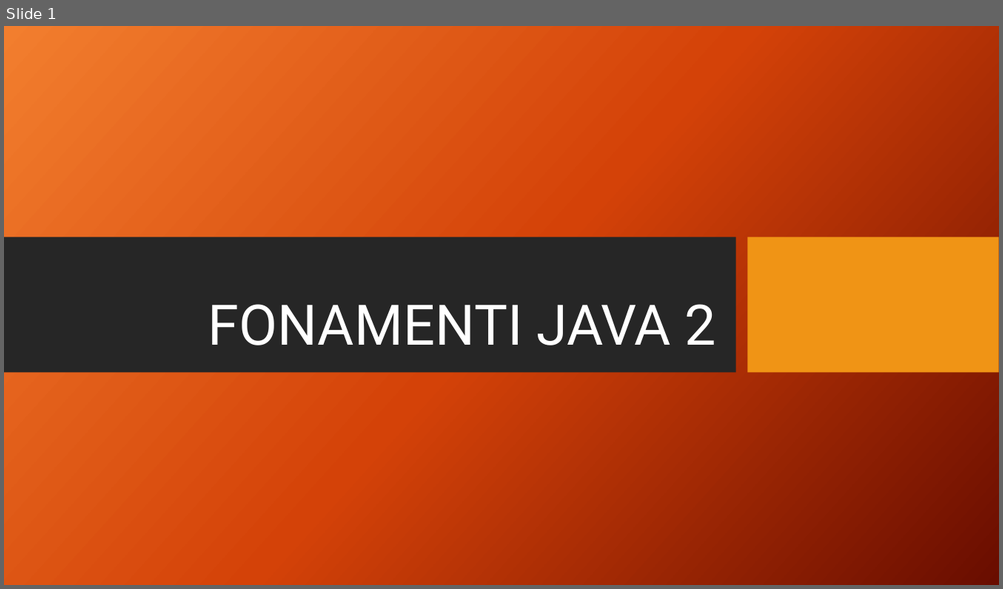
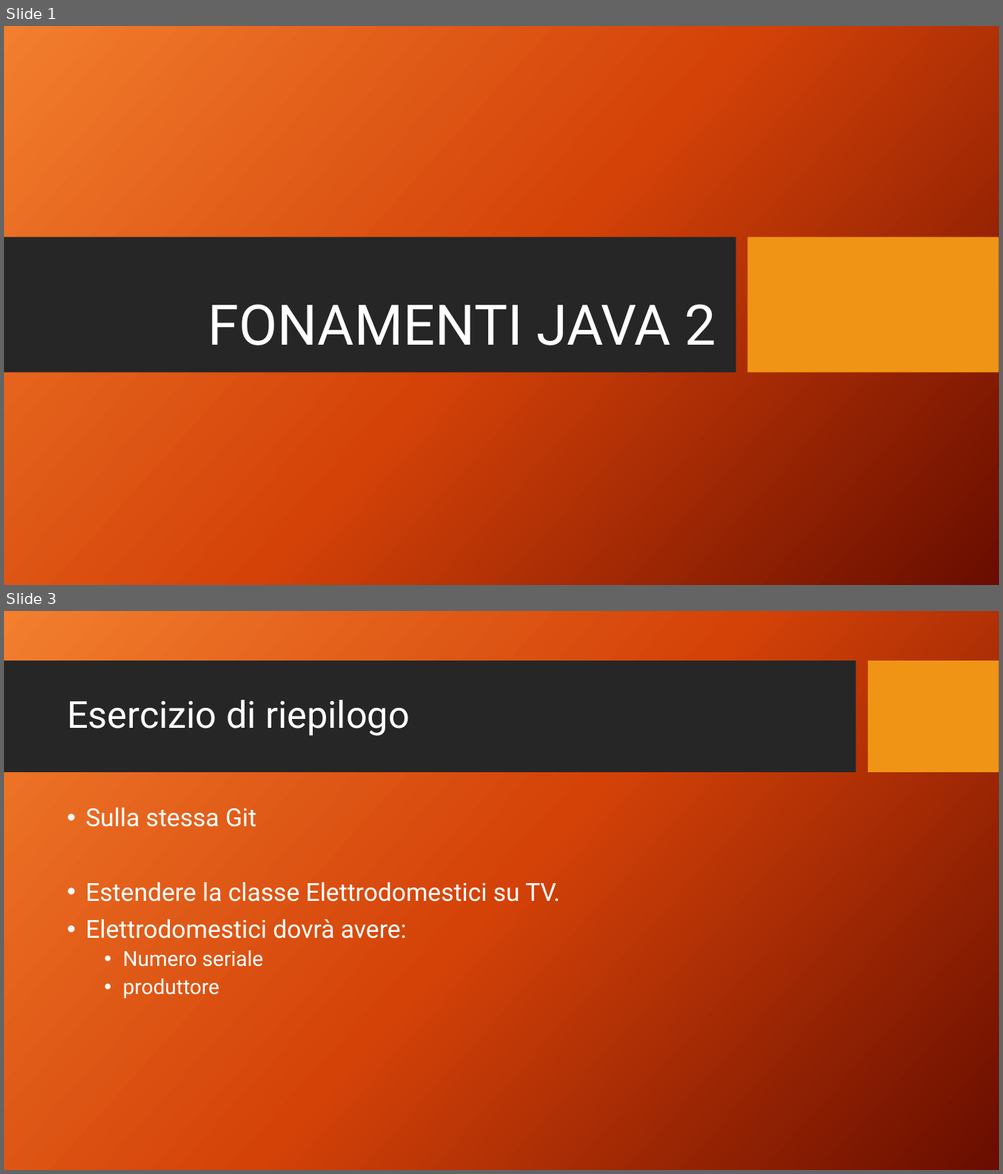
Before and after one commit to AlessandroS94/Academy1122, a slide deck: Day 2/Fondamenti Java 2.pptx. Shown one above the other, each under a label of ours: slide 1 before the commit, slides 1 and 3 after it; the slides between them are not shown. The pictures are 1003x589 and 1003x1174 pixels, drawn with LibreOffice and Linux fonts; fonts in the diff are those of the drawing; background and template pictures are left out. Boxes give left, top, right and bottom in pixels: in the first picture for what was removed or moved away, otherwise in the second. Text is boxed around its words. In the diff, an @@ line names an element or a change of style, - is before the commit and + after.

```diff
--- a/Day 2/Fondamenti Java 2.pptx
+++ b/Day 2/Fondamenti Java 2.pptx
@@ slide 3 added at <box>4,611,999,1170</box>, background picture (left out) @@
@@ rectangle added at <box>4,661,855,773</box>, fill #262626 @@
@@ rectangle added at <box>868,661,999,773</box>, fill #F09415 @@
@@ title added at <box>67,700,409,736</box>, 36 pt, text #FFFFFF @@
+Esercizio di riepilogo
@@ text added at <box>85,807,560,999</box>, 24 pt, text #FFFFFF @@
+• Sulla stessa Git
+• Estendere la classe Elettrodomestici su TV.
+• Elettrodomestici dovrà avere:
+  • Numero seriale
+  • produttore
```
Also in this commit, not shown: 1 slide changed, 1 other slide added.
